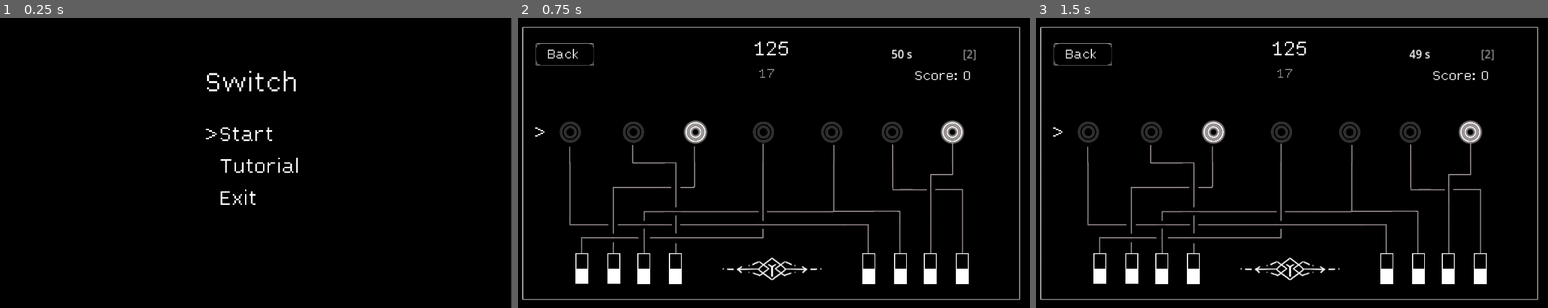
Above: before the commit, frames 1-3 (left to right).
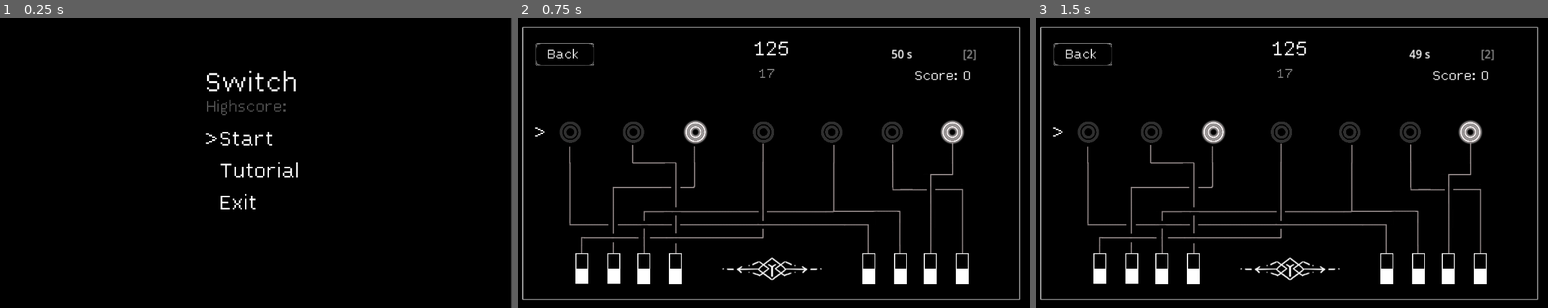
Above: after the commit, the same moments.

Repository: DragonCat4012/Switch
Game: Godot game, scene res://Scenes/menu.tscn
The game is run twice, just before and just after one commit, with the same random seed, the same clock (stepped at 60 frames per second) and the same inputs.
Inputs (mouse positions are in pixels of both pictures, inside the frame that each line leads up to):
- Up to frame 1 (0.25 s): no input
- Up to frame 2 (0.75 s): tap Enter (ui_accept) at 0.5, 0.6 s; move the mouse to (886, 148) at 0.52 s; hold Right (ui_right) from 0.53 s (still down); click (886, 148) at 0.67 s
- Up to frame 3 (1.5 s): tap Enter (ui_accept) at 0.77, 1.07, 1.35 s; move the mouse to (1184, 177) at 1.27 s; release Right (ui_right) at 1.28 s; hold Down (ui_down) from 1.28 s (still down); click (1184, 177) at 1.42 s

The runs differ from the first frame. In frame 1, 0.8% of the frame differs, in the area x 40-59%, y 28-66%; in frame 2, nothing differs; in frame 3, nothing differs.

Commit message:
Display Highscore in main menu

Diff:
--- a/Scenes/MainMenu.gd
+++ b/Scenes/MainMenu.gd
@@ -1,6 +1,7 @@
 extends MarginContainer
 
-#const first_scene = preload("res://game.tscn")
+const JSONHandler = preload("res://JSON.gd")
+@onready var jsonHandler = JSONHandler.JSONHandler.new()
 
 @onready var selector_one = $CenterContainer/VBoxContainer/CenterContainer2/HBoxContainer2/VBoxContainer/Selector
 @onready var selector_two = $CenterContainer/VBoxContainer/CenterContainer2/HBoxContainer2/VBoxContainer/Selector2
@@ -8,11 +9,16 @@
 @onready var labelTutorial = $CenterContainer/VBoxContainer/CenterContainer2/HBoxContainer2/VBoxContainer2/TutorialLabel
 @onready var labelStart = $CenterContainer/VBoxContainer/CenterContainer2/HBoxContainer2/VBoxContainer2/LabelStart
 @onready var labelExit = $CenterContainer/VBoxContainer/CenterContainer2/HBoxContainer2/VBoxContainer2/LabelExit
-
+@onready var labelHighScore = $CenterContainer/VBoxContainer/CenterContainer/VBoxContainer/HighScoreLabel
 var currentSelection = 0
 var lastSelection = 0
 
 func _ready():
+	jsonHandler.loadGame()
+	if jsonHandler.score > 0:
+		labelHighScore.text = "Highscore: " + str(jsonHandler.score)
+	else:
+		labelHighScore = ""
 	set_current_selection()
 
 func _input(event): # Handle Touch Inut
--- a/Scenes/menu.tscn
+++ b/Scenes/menu.tscn
@@ -26,16 +26,26 @@
 [node name="VBoxContainer" type="VBoxContainer" parent="MainMenu/CenterContainer"]
 custom_minimum_size = Vector2(1200, 700)
 layout_mode = 2
-theme_override_constants/separation = 100
+theme_override_constants/separation = 50
 
 [node name="CenterContainer" type="CenterContainer" parent="MainMenu/CenterContainer/VBoxContainer"]
 layout_mode = 2
 
-[node name="Label" type="Label" parent="MainMenu/CenterContainer/VBoxContainer/CenterContainer"]
+[node name="VBoxContainer" type="VBoxContainer" parent="MainMenu/CenterContainer/VBoxContainer/CenterContainer"]
+layout_mode = 2
+
+[node name="Label" type="Label" parent="MainMenu/CenterContainer/VBoxContainer/CenterContainer/VBoxContainer"]
 layout_mode = 2
 theme_override_fonts/font = ExtResource("2_wwa65")
 theme_override_font_sizes/font_size = 120
 text = "Switch"
+
+[node name="HighScoreLabel" type="Label" parent="MainMenu/CenterContainer/VBoxContainer/CenterContainer/VBoxContainer"]
+layout_mode = 2
+theme_override_colors/font_color = Color(0.325441, 0.325441, 0.325441, 1)
+theme_override_fonts/font = ExtResource("2_wwa65")
+theme_override_font_sizes/font_size = 70
+text = "Highscore:"
 
 [node name="CenterContainer2" type="CenterContainer" parent="MainMenu/CenterContainer/VBoxContainer"]
 custom_minimum_size = Vector2(0, 150)
